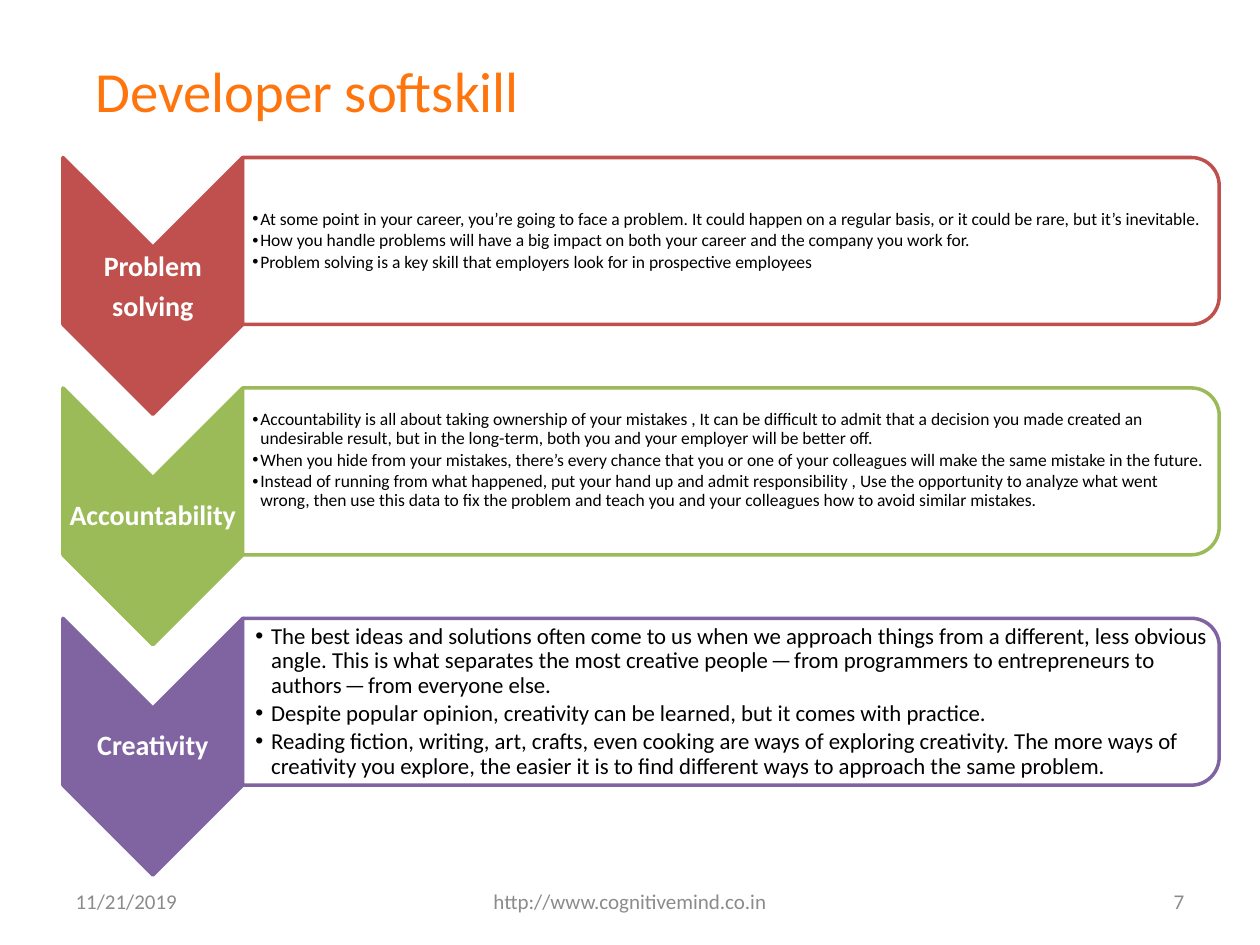
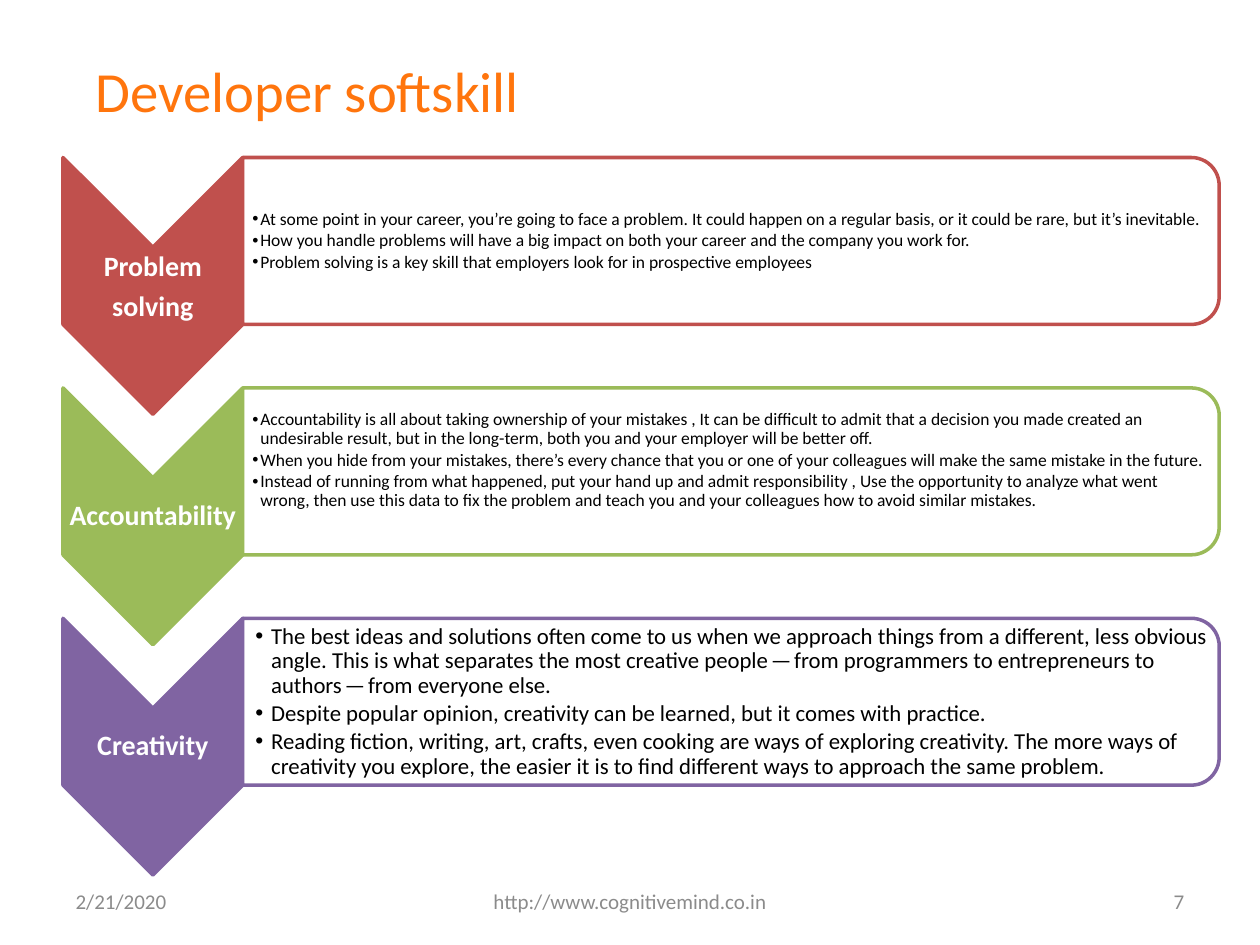
Before and after one commit to CognitiveMinds/git-own, a slide deck: slide 7 of Python_101.pptx. Drawn at 1260x945 pixels with LibreOffice and Linux fonts; fonts in the diff are those of the drawing; background and template pictures are left out. Boxes give left, top, right and bottom in pixels: in the first picture for what was removed or moved away, otherwise in the second. Text is boxed around its words. In the diff, an @@ line names an element or a change of style, - is before the commit and + after.

```diff
--- a/Python_101.pptx
+++ b/Python_101.pptx
@@ text at <box>76,894,167,910</box>: text changed @@
-11/21/2019
+2/21/2020
```
Also in this commit, not shown: 10 other slides changed, 3 other files.
